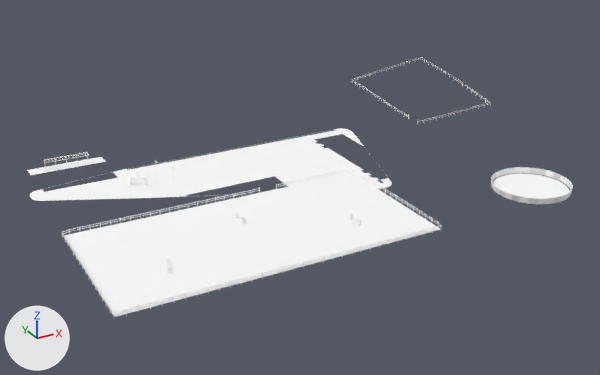
The glTF model games/yorimichi/assets/belmonte/meshes/SM_BM_BE_4_Grounds.glb, before and after one commit.
Camera for both pictures: a 50 mm lens placed at (-95.6, -194.3, 89.2), pointed at (8.4, -5.1, -5.4). Arrows for +X, +Y and +Z are at lower left; the lights stay in place. The first picture is the older version. Vertices at exactly the same position are counted once.

The older version as bpy lines, for what is in view:
```python
me_sm_be_4_grounds = bpy.data.meshes.new('SM_BE_4_Grounds')
me_sm_be_4_grounds.from_pydata(...)  # 5515 vertices, 8090 faces; spans x -62.0..90.0, y -57.0..50.0, z 0.0..9.0
# faces by material slot: [168, 4996, 68, 54, 1173, 744, 40, 847]
me_sm_be_4_grounds.materials.append(mat_bm_000_m_ashlar_035)
me_sm_be_4_grounds.materials.append(mat_bm_001_m_wood_003)
me_sm_be_4_grounds.materials.append(mat_bm_002_m_cobble_003)
me_sm_be_4_grounds.materials.append(mat_bm_003_m_flag_004)
me_sm_be_4_grounds.materials.append(mat_bm_004_m_gravel_003)
me_sm_be_4_grounds.materials.append(mat_bm_005_m_sand_003)
me_sm_be_4_grounds.materials.append(mat_bm_006_m_iron_027)
me_sm_be_4_grounds.materials.append(mat_bm_007_m_vcol_022)
ob_sm_bm_be_4_grounds = bpy.data.objects.new('SM_BM_BE_4_Grounds', me_sm_be_4_grounds)
ob_sm_bm_be_4_grounds.location = (0.0, 0.0, 0.0)
```
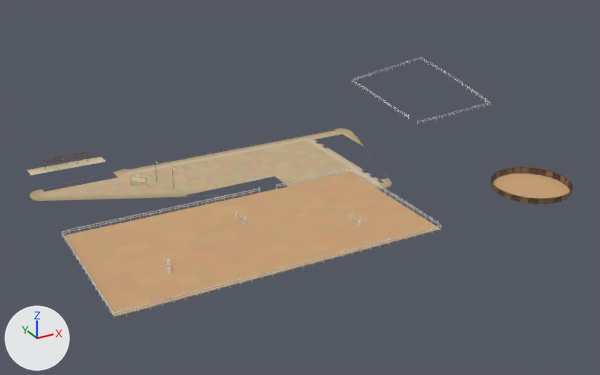
Where the change shows, as pixel boxes (x1, y1, x2, y2) in the pictures (600 x 375 px):
part 1 of me_sm_be_4_grounds, recoloured: (62, 57, 491, 315) in both
part 2 of me_sm_be_4_grounds, recoloured (white to beige): (28, 57, 570, 317) in both
part 3 of me_sm_be_4_grounds, recoloured: (30, 129, 573, 317) in both

The edits, one by one:
me_sm_be_4_grounds has 5515 vertices, 8090 faces and spans x -62.0..90.0, y -57.0..50.0, z 0.0..9.0.
me_sm_be_4_grounds is used by ob_sm_bm_be_4_grounds; location (0.0, 0.0, 0.0).
me_sm_be_4_grounds part 1: 2586 faces centred in x -60.0..90.0, y -54.0..50.0, z 0.0..9.0 are repainted in the vertex colours; the middle colour goes from white #ffffff to white #e7e6e2.
me_sm_be_4_grounds part 2: 3806 faces centred in x -60.0..90.0, y -55.0..50.0, z 0.0..9.0 are repainted in the vertex colours; the middle colour goes from white #ffffff to beige #cec9a3.
me_sm_be_4_grounds part 3: 1698 faces centred in x -62.0..67.0, y -56.0..32.0, z 0.0..6.0 are repainted in the vertex colours; the middle colour goes from white #ffffff to brown #5d3826.
